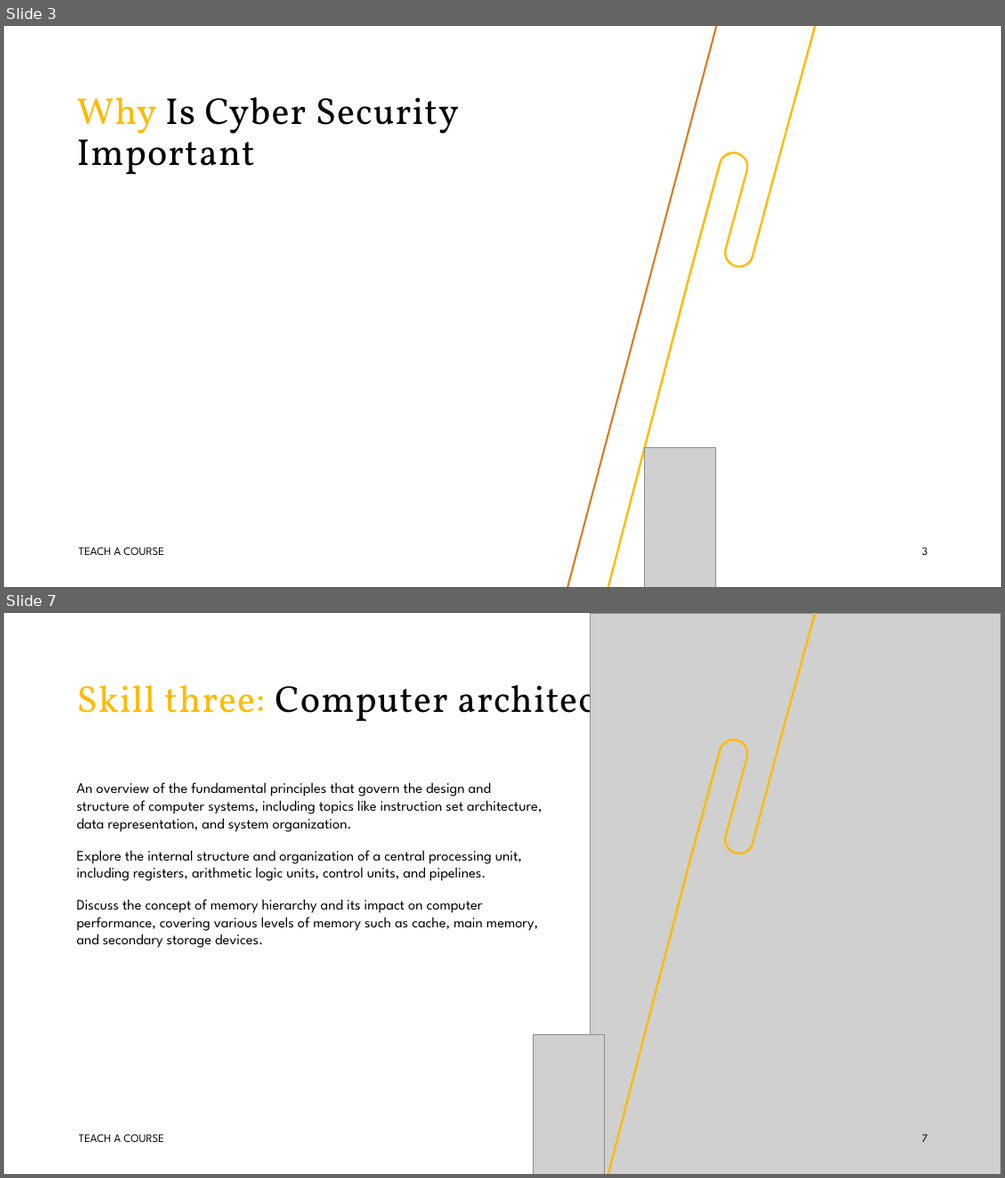
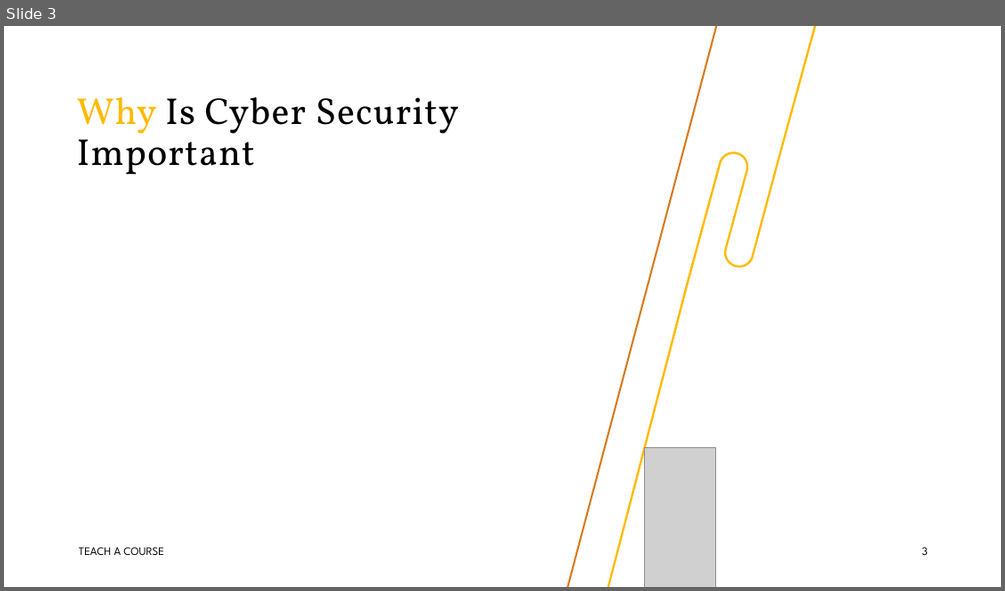
Before and after one commit to noelleon04/CEP-146-GroupProject, a slide deck: Cyber Security Presentation.pptx. Shown one above the other, each under a label of ours: slides 3 and 7 before the commit, slide 3 after it; the slides between them are not shown. The pictures are 1005x1178 and 1005x591 pixels, drawn with LibreOffice and Linux fonts; fonts in the diff are those of the drawing; grey boxes stand for pictures. Boxes give left, top, right and bottom in pixels: in the first picture for what was removed or moved away, otherwise in the second. Text is boxed around its words. In the diff, an @@ line names an element or a change of style, - is before the commit and + after.

```diff
--- a/Cyber Security Presentation.pptx
+++ b/Cyber Security Presentation.pptx
@@ slide 7 removed at (x1=4, y1=613, x2=1001, y2=1174), background #FFFFFF @@
@@ picture removed at (x1=590, y1=613, x2=1001, y2=1174) @@
@@ freeform shape removed at (x1=607, y1=613, x2=816, y2=1174) @@
@@ title removed at (x1=77, y1=676, x2=666, y2=729) @@
-Skill three: Computer architecture
@@ text removed at (x1=77, y1=782, x2=542, y2=948) @@
-  An overview of the fundamental principles that govern the design and structure of computer systems, including topics like instruction set architecture, data representation, and system organization.
-  Explore the internal structure and organization of a central processing unit, including registers, arithmetic logic units, control units, and pipelines.
-  Discuss the concept of memory hierarchy and its impact on computer performance, covering various levels of memory such as cache, main memory, and secondary storage devices.
@@ picture removed at (x1=533, y1=1035, x2=605, y2=1174) @@
@@ text removed at (x1=79, y1=1134, x2=164, y2=1142) @@
-TEACH A COURSE
@@ page number removed at (x1=922, y1=1134, x2=928, y2=1142) @@
-7
```
Also in this commit, not shown: 3 slides added, 3 other slides removed, 1 other file.
